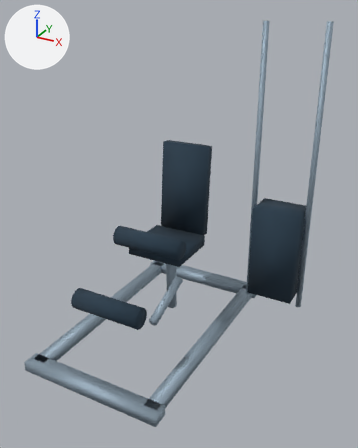
Renders of the glTF model assets/prototype/stage1/equipment/machine_b_seated_leg_curl.glb from each side of a commit.
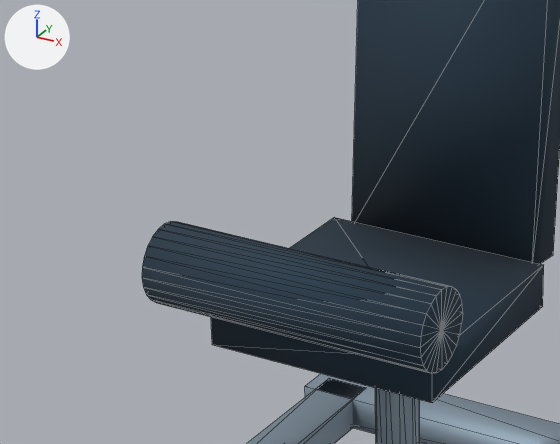
There are two pictures of each version: one whole from a 50 mm lens placed at (1.478, -2.619, 1.976), pointed at (0.204, -0.304, 0.818), one close up on the part from 23% to 58% of the width and 39% to 62% of the height. The axes (+X, +Y, +Z) are drawn at upper left. The lights are the same throughout. The last two pictures show the newer version. The close-ups show mesh edges as thin lines. Where no turn or scale is listed for an object, it has been applied to the vertices.

The first close-up shows 'back_pad', 'base', 'seat', 'seat_post', 'thigh_restraint'.
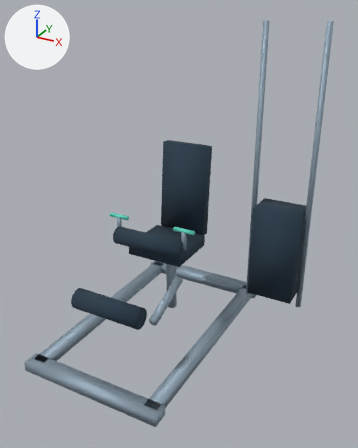
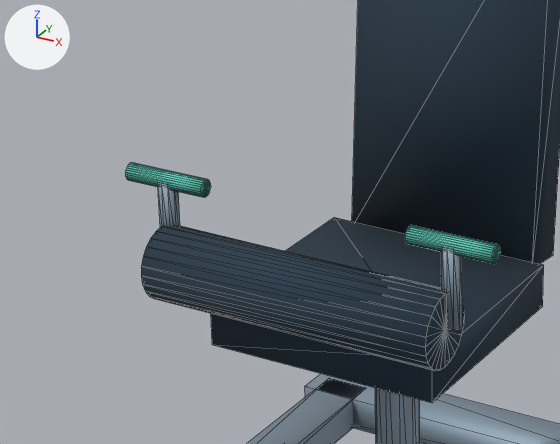
Pixel boxes [x1, y1, x2, y2] of what changed, in the close-ups (560 x 444 px):
```json
{"object": "thigh_restraint", "change": "rescaled", "before": [142, 221, 463, 373], "after": [141, 226, 464, 371]}
{"object": "hand_grip_L", "change": "added", "after": [405, 225, 500, 264], "on screen": "cyan"}
{"object": "hand_grip_R", "change": "added", "after": [125, 162, 211, 197], "on screen": "cyan"}
{"object": "handle_stem_L", "change": "added", "after": [441, 247, 463, 330]}
{"object": "handle_stem_R", "change": "added", "after": [158, 182, 180, 228]}
```

The change, as JSON lines over the scene's bpy script:
```json
{"op": "add", "block": "mat_accent", "code": ["mat_accent = principled_material('accent')", "mat_accent.base_color = (0.13, 0.694, 0.558)  # cyan #65d9c5", "mat_accent.metallic = 0.3", "mat_accent.roughness = 0.66"]}
{"block": "me_thigh_restraint", "where": "# used by ob_thigh_restraint; location = (0.0, 0.0, 0.0)"}
{"op": "remove", "block": "me_thigh_restraint", "code": "me_thigh_restraint.from_pydata(...)  # 50 vertices, 96 faces; spans x -0.225..0.225, y -0.372..-0.252, z 0.594..0.714"}
{"op": "add", "block": "me_thigh_restraint", "code": "me_thigh_restraint.from_pydata(...)  # 50 vertices, 96 faces; spans x -0.23..0.23, y -0.367..-0.257, z 0.599..0.709"}
{"block": "me_thigh_restraint", "change": "me_thigh_restraint part 1: the whole mesh is scaled about its middle by (1.02, 0.917, 0.917)"}
{"op": "add", "block": "me_handle_stem_r", "code": ["me_handle_stem_r = bpy.data.meshes.new('handle_stem_R')", "me_handle_stem_r.from_pydata(...)  # a 10-sided cylinder along z spanning x -0.2443..-0.2157, y -0.3067..-0.2767, z 0.6542..0.7742", "me_handle_stem_r.materials.append(mat_steel)  # greyish blue #9aacba"]}
{"op": "add", "block": "me_hand_grip_r", "code": ["me_hand_grip_r = bpy.data.meshes.new('hand_grip_R')", "me_hand_grip_r.from_pydata(...)  # a 24-sided cylinder along x spanning x -0.065..0.065, y -0.013..0.013, z -0.013..0.013", "me_hand_grip_r.materials.append(mat_accent)  # cyan #65d9c5"]}
{"op": "add", "block": "me_handle_stem_l", "code": ["me_handle_stem_l = bpy.data.meshes.new('handle_stem_L')", "me_handle_stem_l.from_pydata(...)  # a 10-sided cylinder along z spanning x 0.2157..0.2443, y -0.3067..-0.2767, z 0.6542..0.7742", "me_handle_stem_l.materials.append(mat_steel)  # greyish blue #9aacba"]}
{"op": "add", "block": "ob_handle_stem_r", "code": ["ob_handle_stem_r = bpy.data.objects.new('handle_stem_R', me_handle_stem_r)", "ob_handle_stem_r.location = (0.0, 0.0, 0.0)"]}
{"op": "add", "block": "ob_hand_grip_r", "code": ["ob_hand_grip_r = bpy.data.objects.new('hand_grip_R', me_hand_grip_r)", "ob_hand_grip_r.location = (-0.23, -0.292, 0.774)"]}
{"op": "add", "block": "ob_handle_stem_l", "code": ["ob_handle_stem_l = bpy.data.objects.new('handle_stem_L', me_handle_stem_l)", "ob_handle_stem_l.location = (0.0, 0.0, 0.0)"]}
{"op": "add", "block": "ob_hand_grip_l", "code": ["ob_hand_grip_l = bpy.data.objects.new('hand_grip_L', me_hand_grip_r.copy())", "ob_hand_grip_l.location = (0.23, -0.292, 0.774)"]}
```
